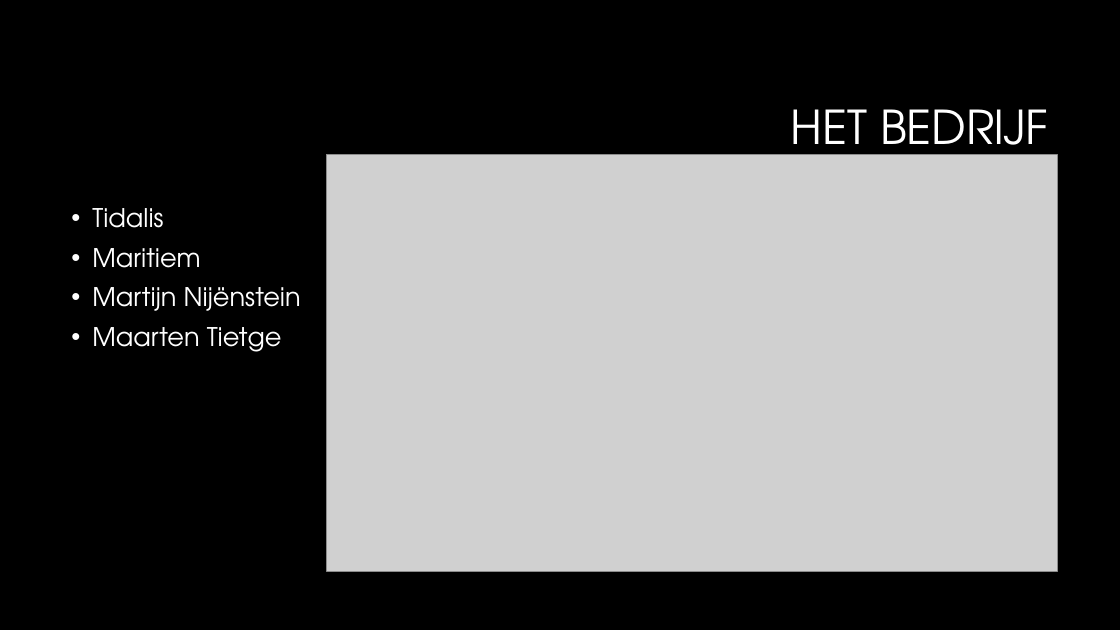
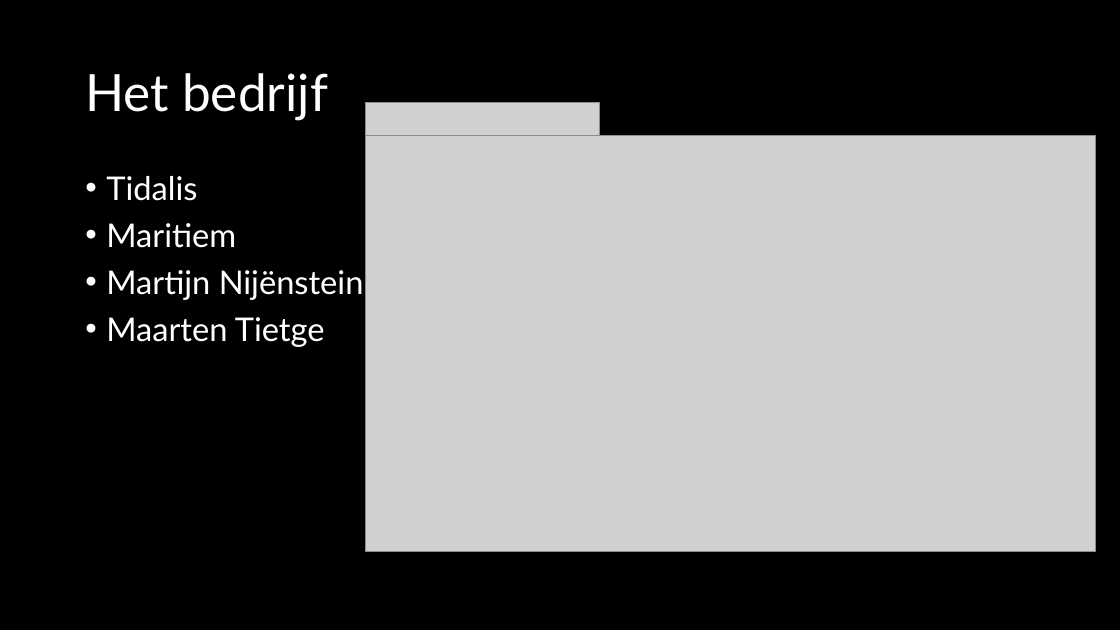
Before and after one commit to TomHeij/Project5-6, a slide deck: slide 3 of Opleverset_Project_5-6/Manage_&_Control/50% Presentatie.pptx. Drawn at 1120x630 pixels with LibreOffice and Linux fonts; fonts in the diff are those of the drawing; grey boxes stand for pictures; background and template pictures are left out. Boxes give left, top, right and bottom in pixels: in the first picture for what was removed or moved away, otherwise in the second. Text is boxed around its words. In the diff, an @@ line names an element or a change of style, - is before the commit and + after.

```diff
--- a/Opleverset_Project_5-6/Manage_&_Control/50% Presentatie.pptx
+++ b/Opleverset_Project_5-6/Manage_&_Control/50% Presentatie.pptx
@@ title at bbox=[85, 73, 328, 120]: text changed; size 40 to 44 pt; font TeX Gyre Adventor to Lato @@
-HET BEDRIJF
+Het bedrijf
@@ picture added at bbox=[365, 102, 600, 135] @@
@@ picture: place and size @@
-picture at bbox=[327, 155, 1057, 571]
+picture at bbox=[365, 135, 1096, 552]
@@ text "Tidalis": place and size @@
-text "Tidalis" at bbox=[92, 208, 301, 352]
+text "Tidalis" at bbox=[106, 176, 364, 347]
@@ text "Tidalis" at bbox=[106, 176, 364, 347]: size 22 to 28 pt, font TeX Gyre Adventor to Lato @@
```
Also in this commit, not shown: 5 other slides changed, 3 slides added, 1 slide removed.
